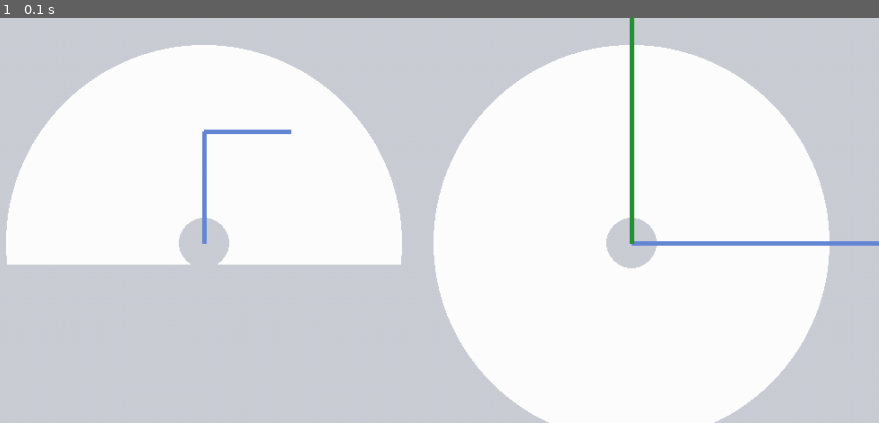
Above: before the commit, frame 1.
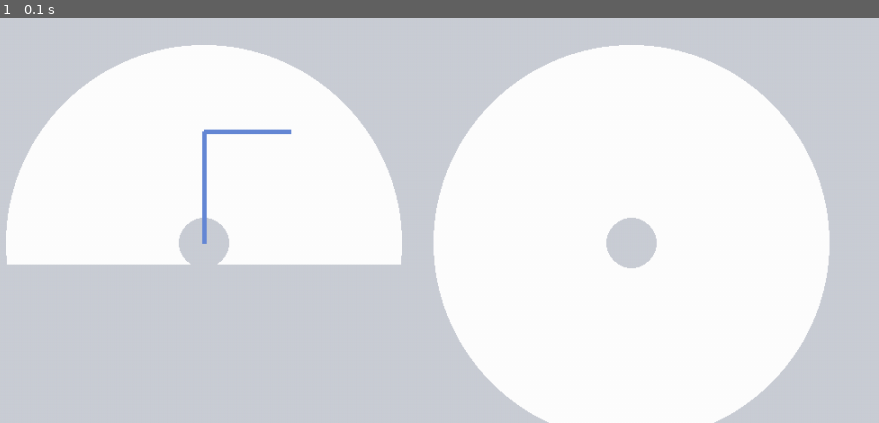
Above: after the commit, the same moment.

Repository: abackes19/ink
Game: pygame game, started from pygame-ik4.py
Two runs of this game, one before a commit and one after it. Both use one fixed random seed, a clock stepped at 60 frames per second and the inputs below.
Inputs:
- Up to frame 1 (0.1 s): no input

The runs differ from the first frame. In frame 1, 0.7% of the frame differs, in the area x 71-100%, y 0-57%.

Commit message:
Update pygame-ik4.py

Diff:
--- a/pygame-ik4.py
+++ b/pygame-ik4.py
@@ -117,9 +117,11 @@
         xo = x; yo = y; zo = z
         # draw line
         pygame.draw.lines(screen, blue, False, [[originx,originy], [xe, ye], [xo, yo]], 5) # sideview
+        pxe = xe - originx + toriginx
+        print(pxe)
 #        pygame.draw.line(screen, blue, [toriginx,toriginz], [toriginx + d_one, toriginz + d_two], 5) # not sure what this was
-        pygame.draw.line(screen, blue, [toriginx, toriginz], [(xo + toriginx), (toriginz - z)], 5)
-        pygame.draw.line(screen, green, [toriginx, toriginz], [(xe - originx + toriginx), (ze)], 5)
+#        pygame.draw.line(screen, blue, [toriginx, toriginz], [(xo + toriginx), (toriginz - z)], 5)
+#        pygame.draw.line(screen, green, [toriginx, toriginz], [(xe - originx + toriginx), (ze)], 5)
 
     else: # out of range so stay
         pygame.draw.lines(screen, pink, False, [[originx,originy], [xe, ye], [xo, yo]], 5)
